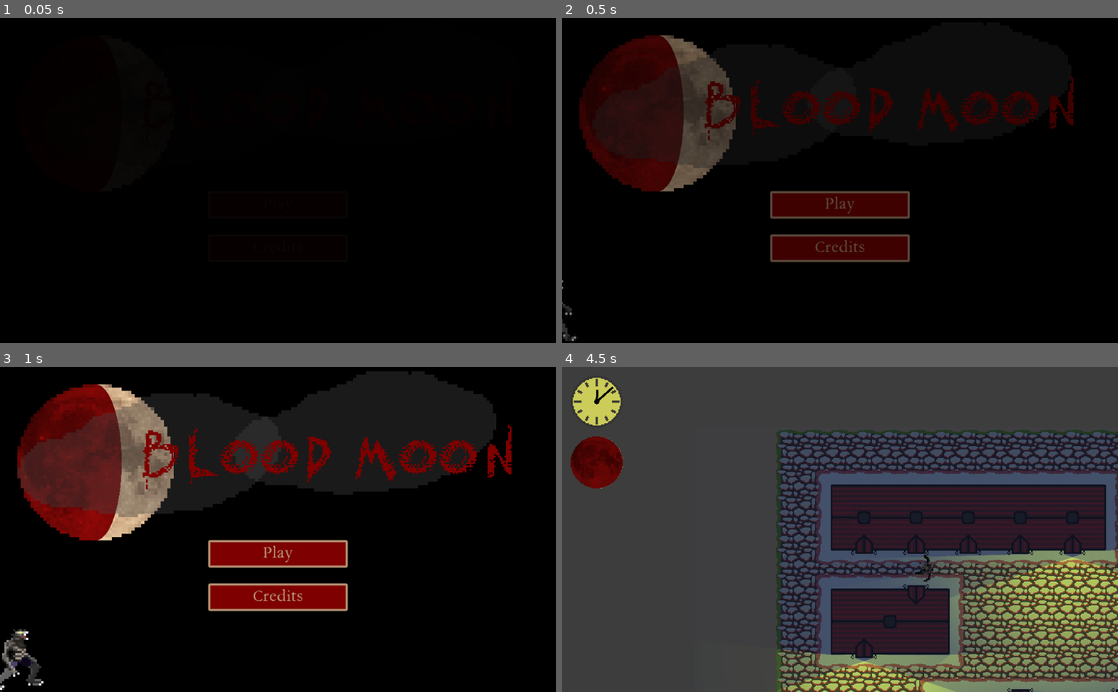
Above: before the commit, frames 1-4 (two rows, left to right).
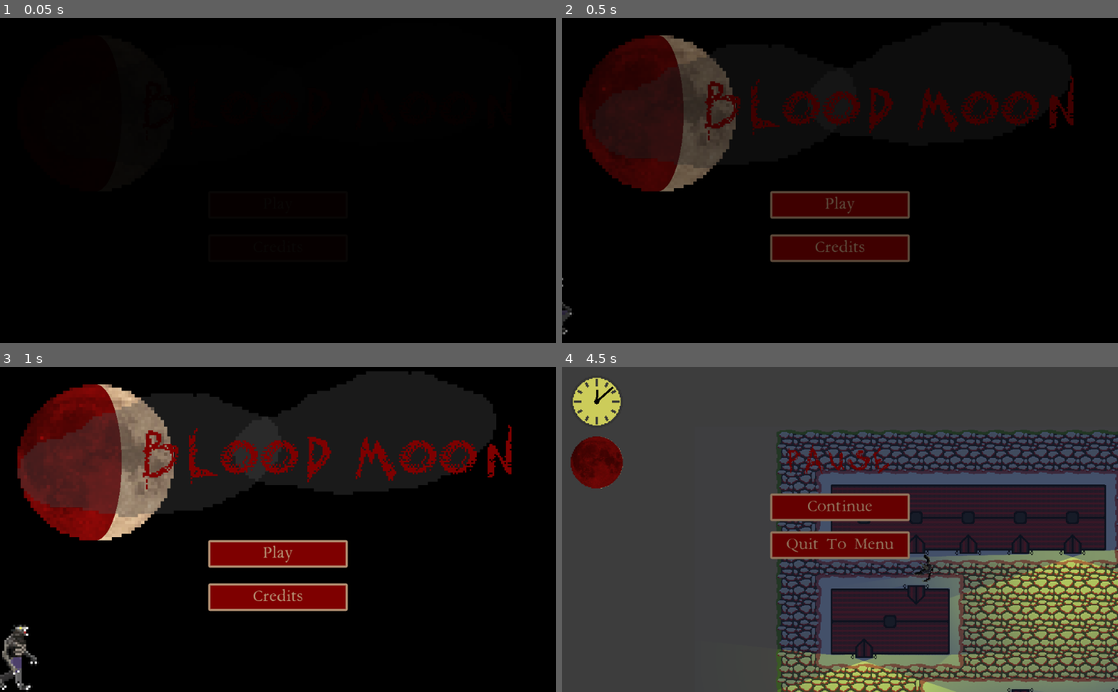
Above: after the commit, the same moments.

Repository: marc-hugh-tom/game-off-2020
Game: Godot game, scene res://nodes/SceneManager.tscn
The game is run twice, just before and just after one commit, with the same random seed, the same clock (stepped at 60 frames per second) and the same inputs.
Inputs (mouse positions are in pixels of both pictures, inside the frame that each line leads up to):
- Up to frame 1 (0.05 s): no input
- Up to frame 2 (0.5 s): no input
- Up to frame 3 (1 s): click "Play" at 0.5 s
- Up to frame 4 (4.5 s): click "Play" at 1.25 s; move the mouse to (962, 513) at 2.02 s; press the mouse at (962, 513) at 2.03 s; hold D (right) 2.03-2.78 s; move the mouse to (728, 545) at 2.77 s; release the mouse at (728, 545) at 2.78 s; hold S (down) 2.78-3.53 s; right-click (728, 545) at 2.85 s; move the mouse to (895, 458) at 3.52 s; press the mouse at (895, 458) at 3.53 s; hold D (right) 3.53-4.25 s; release the mouse at (895, 458) at 4.25 s; click (840, 506) at 4.25 s, where only the run after the commit has a clickable "Continue"

Frame 1 is identical in both runs. In frame 2, less than 0.1% of the frame differs, in the area x 0-3%, y 79-100%; in frame 3, 0.7%; in frame 4, 4.7%, in the area x 37-63%, y 23-60%.

Commit message:
Added pause menu to playstate

Diff:
--- a/nodes/MenuState.tscn
+++ b/nodes/MenuState.tscn
@@ -118,5 +118,3 @@
 position = Vector2( -64, 540 )
 scale = Vector2( 4, 4 )
 frames = SubResource( 4 )
-frame = 3
-playing = true
--- a/nodes/PlayState.tscn
+++ b/nodes/PlayState.tscn
@@ -10,11 +10,19 @@
 [ext_resource path="res://shaders/DayNightMaterial.tres" type="Material" id=8]
 [ext_resource path="res://nodes/Lamp.tscn" type="PackedScene" id=9]
 [ext_resource path="res://nodes/Moon.tscn" type="PackedScene" id=10]
+[ext_resource path="res://nodes/ui/ButtonTheme.tres" type="Theme" id=11]
 
 [sub_resource type="Curve2D" id=1]
 _data = {
 "points": PoolVector2Array( 0, 0, 0, 0, 983.927, 32.0334, 0, 0, 0, 0, 993.463, 225.915, 0, 0, 0, 0, 699.991, 214.261, 0, 0, 0, 0, 712.705, 37.3307, 0, 0, 0, 0, 983.927, 32.0334 )
 }
+
+[sub_resource type="DynamicFontData" id=2]
+font_path = "res://raw_assets/font/Scratch.ttf"
+
+[sub_resource type="DynamicFont" id=3]
+size = 96
+font_data = SubResource( 2 )
 
 [node name="PlayState" type="Node2D"]
 script = ExtResource( 3 )
@@ -56,7 +64,7 @@
 position = Vector2( 1214, 452 )
 
 [node name="4_2" parent="Map/LampLights/4" instance=ExtResource( 9 )]
-position = Vector2( -28, 0 )
+position = Vector2( -30, -4 )
 
 [node name="Villager" parent="Map" instance=ExtResource( 5 )]
 position = Vector2( 704.781, 29.665 )
@@ -93,3 +101,37 @@
 [node name="Moon" parent="HUD" instance=ExtResource( 10 )]
 position = Vector2( 64, 176 )
 scale = Vector2( 2, 2 )
+
+[node name="PauseMenu" type="VBoxContainer" parent="HUD"]
+margin_left = 384.0
+margin_top = 128.0
+margin_right = 640.0
+margin_bottom = 512.0
+custom_constants/separation = 20
+__meta__ = {
+"_edit_use_anchors_": false
+}
+
+[node name="Label" type="Label" parent="HUD/PauseMenu"]
+margin_right = 256.0
+margin_bottom = 86.0
+custom_fonts/font = SubResource( 3 )
+custom_colors/font_color = Color( 0.494118, 0, 0, 1 )
+text = "PAUSE"
+align = 1
+
+[node name="Continue" type="Button" parent="HUD/PauseMenu"]
+margin_top = 106.0
+margin_right = 256.0
+margin_bottom = 156.0
+rect_min_size = Vector2( 0, 50 )
+theme = ExtResource( 11 )
+text = "Continue"
+
+[node name="QuitToMenu" type="Button" parent="HUD/PauseMenu"]
+margin_top = 176.0
+margin_right = 256.0
+margin_bottom = 226.0
+rect_min_size = Vector2( 0, 50 )
+theme = ExtResource( 11 )
+text = "Quit To Menu"
--- a/scripts/MenuState.gd
+++ b/scripts/MenuState.gd
@@ -31,6 +31,7 @@
 	setup_werewolf()
 
 func setup_werewolf():
+	$Werewolf.play("default")
 	werewolf_bounds.append(-$Werewolf.get_scale().x *
 		$Werewolf.frames.get_frame("default", 0).get_size().x)
 	werewolf_bounds.append(get_viewport_rect().size.x -
Not shown: 1 places in nodes/PlayState.tscn that only renumber resources
